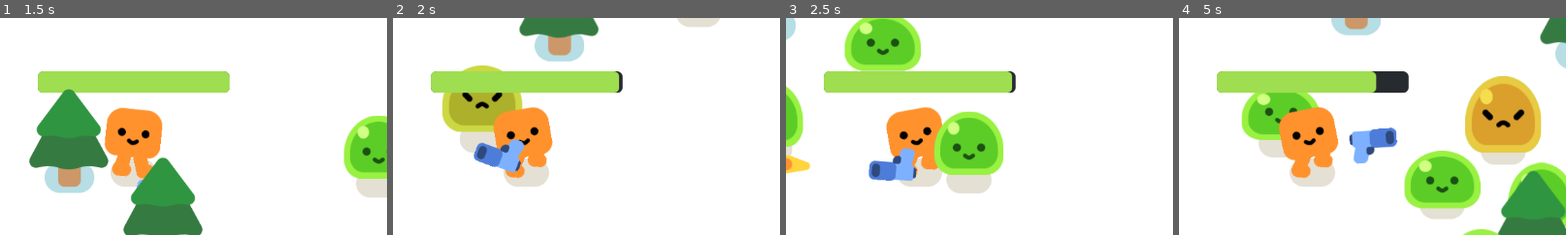
Above: before the commit, frames 1-4 (left to right).
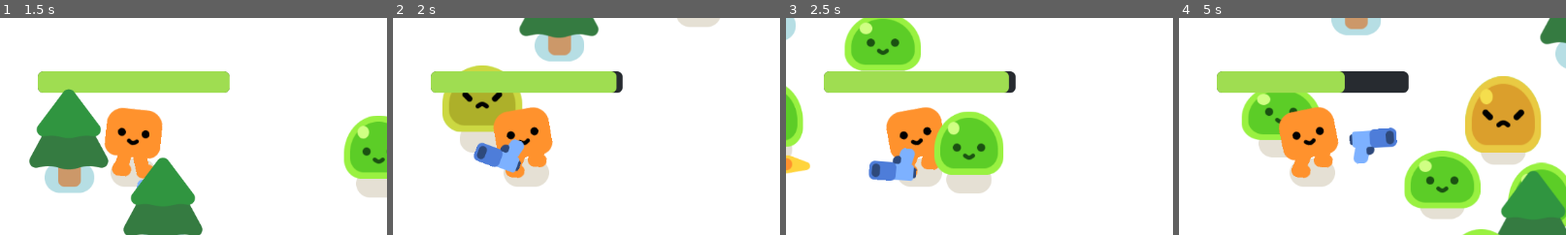
Above: after the commit, the same moments.

Repository: LeoVDang/Vampire-Survivor
Game: Godot game, scene res://survivors_game.tscn
Same seed, same stepped clock (60 frames per second), same inputs: the game is played once before the commit and once after it.
Inputs:
- Up to frame 1 (1.5 s): hold D (move_right) 0.53-1.28 s; hold S (move_down) from 1.28 s (still down)
- Up to frame 2 (2 s): keep holding S (move_down)
- Up to frame 3 (2.5 s): release S (move_down) at 2.03 s; hold D (move_right) from 2.03 s (still down)
- Up to frame 4 (5 s): release D (move_right) at 2.78 s; hold W (move_up) 2.78-3.53 s; hold A (move_left) from 3.53 s (still down)
The pictures show only the part of the screen within x 33-83%, y 16-66%; the shares and areas given below are measured in that part.

Frame 1 is identical in both runs. In frame 2, less than 0.1% of the frame differs, in the area x 56-59%, y 24-35%; in frame 3, 0.1%; in frame 4, 0.9%, in the area x 41-52%, y 24-35%.

Commit message:
Added Game Over Screen

Diff:
--- a/Vampire Survivor/player.gd
+++ b/Vampire Survivor/player.gd
@@ -16,7 +16,7 @@
 	else:
 		%HappyBoo.play_idle_animation()
 
-	const DAMAGE_RATE = 5.0
+	const DAMAGE_RATE = 10.0
 	var overlapping_mobs = %HurtBox.get_overlapping_bodies()
 	if overlapping_mobs.size() > 0:
 		health -= DAMAGE_RATE * overlapping_mobs.size() * delta
--- a/Vampire Survivor/survivors_game.gd
+++ b/Vampire Survivor/survivors_game.gd
@@ -11,3 +11,8 @@
 
 func _on_timer_timeout():
 	spawn_mob()
+
+
+func _on_player_health_depleted():
+	%GameOver.visible = true
+	get_tree().paused = true
--- a/Vampire Survivor/survivors_game.tscn
+++ b/Vampire Survivor/survivors_game.tscn
@@ -70,4 +70,33 @@
 wait_time = 0.3
 autostart = true
 
+[node name="GameOver" type="CanvasLayer" parent="."]
+unique_name_in_owner = true
+visible = false
+
+[node name="ColorRect" type="ColorRect" parent="GameOver"]
+anchors_preset = 15
+anchor_right = 1.0
+anchor_bottom = 1.0
+grow_horizontal = 2
+grow_vertical = 2
+color = Color(0, 0, 0, 0.513726)
+
+[node name="Label" type="Label" parent="GameOver/ColorRect"]
+layout_mode = 1
+anchors_preset = 8
+anchor_left = 0.5
+anchor_top = 0.5
+anchor_right = 0.5
+anchor_bottom = 0.5
+offset_left = -43.5
+offset_top = -11.5
+offset_right = 43.5
+offset_bottom = 11.5
+grow_horizontal = 2
+grow_vertical = 2
+theme_override_font_sizes/font_size = 156
+text = "Game Over"
+
+[connection signal="health_depleted" from="Player" to="." method="_on_player_health_depleted"]
 [connection signal="timeout" from="Timer" to="." method="_on_timer_timeout"]
